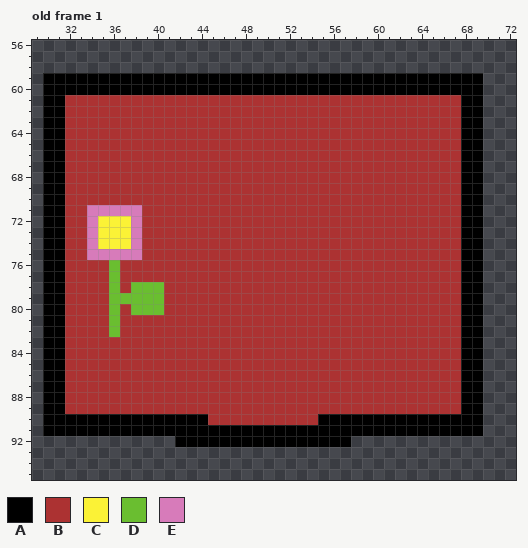
Pixel-art file -- Assets/Sprites/Cloth_Sprite/c_01.aseprite. The picture above is the old version.
100x130 pixels, 1 frame. Shown: old frame 1: x 29..72, y 56..95.
Palette (. is transparent): A #000000  B #ac3232  C #fbf236  D #6abe30  E #d77bba
Pixels before, old frame 1, first column x 30:
59 AAAAAAAAAAAAAAAAAAAAAAAAAAAAAAAAAAAAAAAA
60 AAAAAAAAAAAAAAAAAAAAAAAAAAAAAAAAAAAAAAAA
61 AABBBBBBBBBBBBBBBBBBBBBBBBBBBBBBBBBBBBAA
62 AABBBBBBBBBBBBBBBBBBBBBBBBBBBBBBBBBBBBAA
63 AABBBBBBBBBBBBBBBBBBBBBBBBBBBBBBBBBBBBAA
64 AABBBBBBBBBBBBBBBBBBBBBBBBBBBBBBBBBBBBAA
65 AABBBBBBBBBBBBBBBBBBBBBBBBBBBBBBBBBBBBAA
66 AABBBBBBBBBBBBBBBBBBBBBBBBBBBBBBBBBBBBAA
67 AABBBBBBBBBBBBBBBBBBBBBBBBBBBBBBBBBBBBAA
68 AABBBBBBBBBBBBBBBBBBBBBBBBBBBBBBBBBBBBAA
69 AABBBBBBBBBBBBBBBBBBBBBBBBBBBBBBBBBBBBAA
70 AABBBBBBBBBBBBBBBBBBBBBBBBBBBBBBBBBBBBAA
71 AABBEEEEEBBBBBBBBBBBBBBBBBBBBBBBBBBBBBAA
72 AABBECCCEBBBBBBBBBBBBBBBBBBBBBBBBBBBBBAA
73 AABBECCCEBBBBBBBBBBBBBBBBBBBBBBBBBBBBBAA
74 AABBECCCEBBBBBBBBBBBBBBBBBBBBBBBBBBBBBAA
75 AABBEEEEEBBBBBBBBBBBBBBBBBBBBBBBBBBBBBAA
76 AABBBBDBBBBBBBBBBBBBBBBBBBBBBBBBBBBBBBAA
77 AABBBBDBBBBBBBBBBBBBBBBBBBBBBBBBBBBBBBAA
78 AABBBBDBDDDBBBBBBBBBBBBBBBBBBBBBBBBBBBAA
79 AABBBBDDDDDBBBBBBBBBBBBBBBBBBBBBBBBBBBAA
80 AABBBBDBDDDBBBBBBBBBBBBBBBBBBBBBBBBBBBAA
81 AABBBBDBBBBBBBBBBBBBBBBBBBBBBBBBBBBBBBAA
82 AABBBBDBBBBBBBBBBBBBBBBBBBBBBBBBBBBBBBAA
83 AABBBBBBBBBBBBBBBBBBBBBBBBBBBBBBBBBBBBAA
84 AABBBBBBBBBBBBBBBBBBBBBBBBBBBBBBBBBBBBAA
85 AABBBBBBBBBBBBBBBBBBBBBBBBBBBBBBBBBBBBAA
86 AABBBBBBBBBBBBBBBBBBBBBBBBBBBBBBBBBBBBAA
87 AABBBBBBBBBBBBBBBBBBBBBBBBBBBBBBBBBBBBAA
88 AABBBBBBBBBBBBBBBBBBBBBBBBBBBBBBBBBBBBAA
89 AABBBBBBBBBBBBBBBBBBBBBBBBBBBBBBBBBBBBAA
90 AAAAAAAAAAAAAAABBBBBBBBBBAAAAAAAAAAAAAAA
91 AAAAAAAAAAAAAAAAAAAAAAAAAAAAAAAAAAAAAAAA
92 ............AAAAAAAAAAAAAAAA............
Once edited:
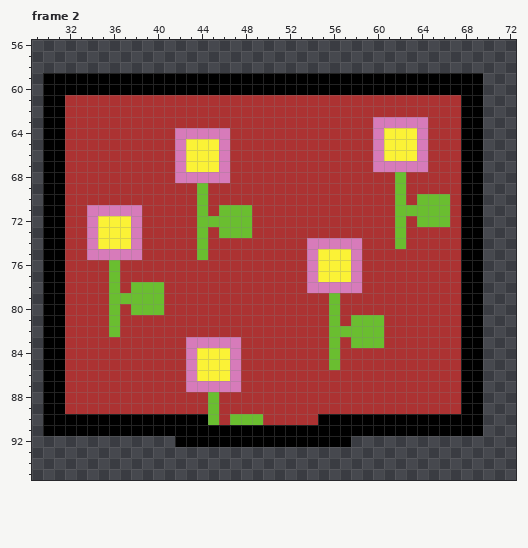
A new or re-ordered frame is compared with the old frame closest to it.
From old to new:
frames 1 -> 2
Frame 2 is new; against old frame 1:
Colour B gives way to colour C in row 64 at x 61 to 63; in rows 65 to 66 at x 43 to 45 and 61 to 63; in row 67 at x 43 to 45; in rows 75 to 77 at x 55 to 57; in rows 84 to 86 at x 44 to 46.
Colour B gives way to colour D in row 68 at x 62; in row 69 at x 44 and 62; in row 70 at x 44, 62 and 64 to 66; in row 71 at x 44, 46 to 48 and 62 to 66; in row 72 at x 44 to 48, 62 and 64 to 66; in row 73 at x 44, 46 to 48 and 62.
Colour B gives way to colour D in row 74 at x 44 and 62; in row 75 at x 44; in rows 79 to 80 at x 56; in row 81 at x 56 and 58 to 60; in row 82 at x 56 to 60; in row 83 at x 56 and 58 to 60.
Colour B gives way to colour D in rows 84 to 85 at x 56; in rows 88 to 89 at x 45; in row 90 at x 45 and 47 to 49.
Colour B gives way to colour E in row 63 at x 60 to 64; in row 64 at x 42 to 46, 60 and 64; in rows 65 to 66 at x 42, 46, 60 and 64; in row 67 at x 42, 46 and 60 to 64; in row 68 at x 42 to 46; in row 74 at x 54 to 58.
Colour B gives way to colour E in rows 75 to 77 at x 54 and 58; in row 78 at x 54 to 58; in row 83 at x 43 to 47; in rows 84 to 86 at x 43 and 47; in row 87 at x 43 to 47.
Boxes around the changes in both pictures, in picture pixels (x1, y1, x2, y2):
changed: (307, 117, 450, 370)
changed: (175, 128, 252, 260)
changed: (186, 337, 263, 425)
